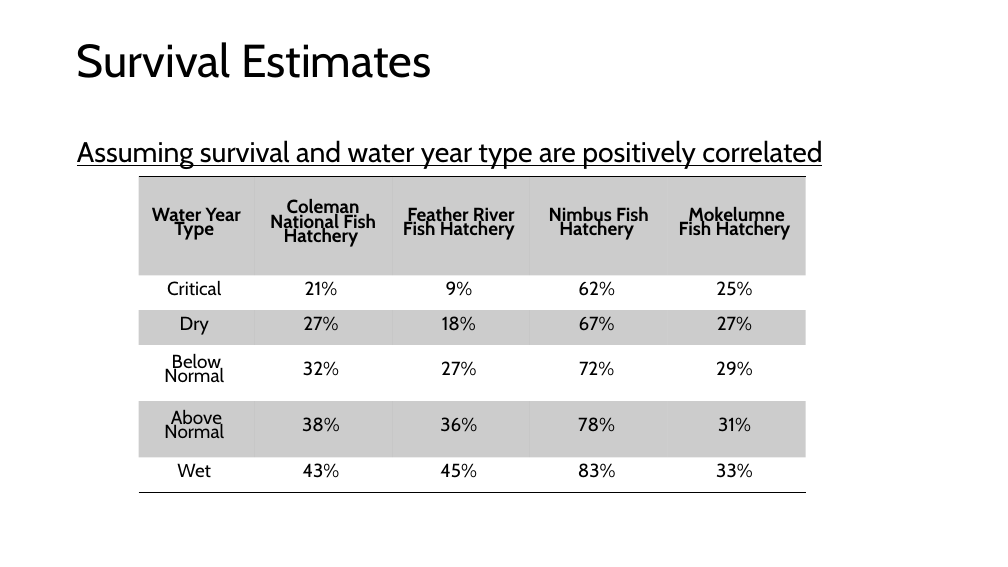
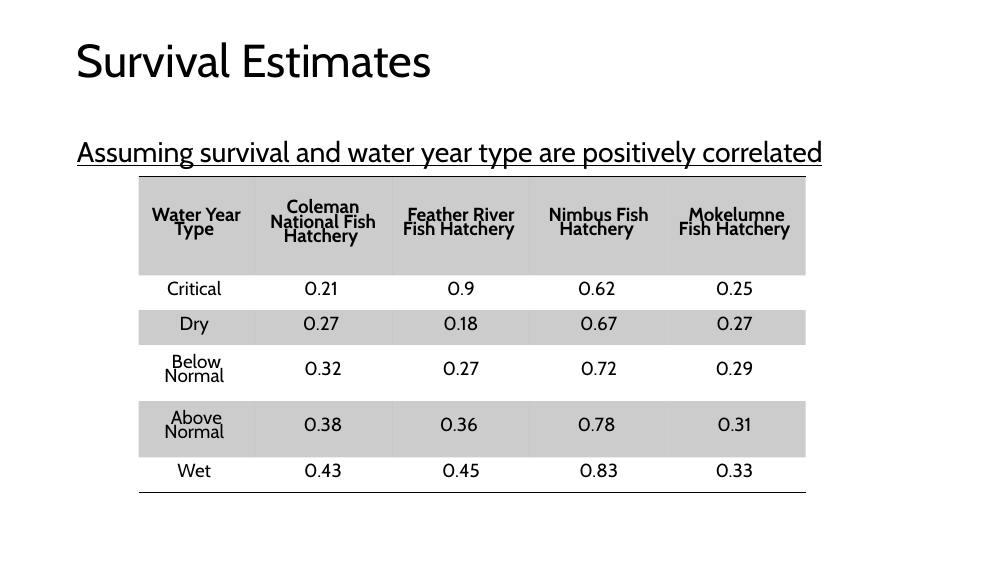
Before and after one commit to BDO-Science/samt_smt_assessments, a slide deck: slide 4 of steelhead_action_5.pptx. Drawn at 1008x567 pixels with LibreOffice and Linux fonts; fonts in the diff are those of the drawing. Boxes give left, top, right and bottom in pixels: in the first picture for what was removed or moved away, otherwise in the second. Text is boxed around its words. In the diff, an @@ line names an element or a change of style, - is before the commit and + after.

```diff
--- a/steelhead_action_5.pptx
+++ b/steelhead_action_5.pptx
@@ table at [138, 176, 805, 492] @@
-row 2: Critical | 21% | 9% | 62% | 25%
+row 2: Critical | 0.21 | 0.9 | 0.62 | 0.25
-row 3: Dry | 27% | 18% | 67% | 27%
+row 3: Dry | 0.27 | 0.18 | 0.67 | 0.27
-row 4: Below Normal | 32% | 27% | 72% | 29%
+row 4: Below Normal | 0.32 | 0.27 | 0.72 | 0.29
-row 5: Above Normal | 38% | 36% | 78% | 31%
+row 5: Above Normal | 0.38 | 0.36 | 0.78 | 0.31
-row 6: Wet | 43% | 45% | 83% | 33%
+row 6: Wet | 0.43 | 0.45 | 0.83 | 0.33
```
Also in this commit, not shown: 7 other files.
